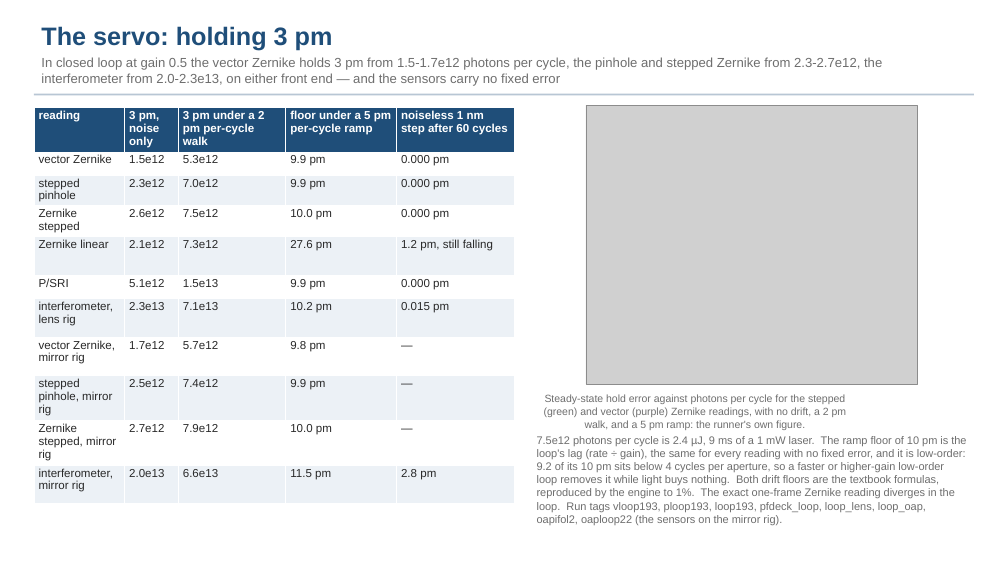
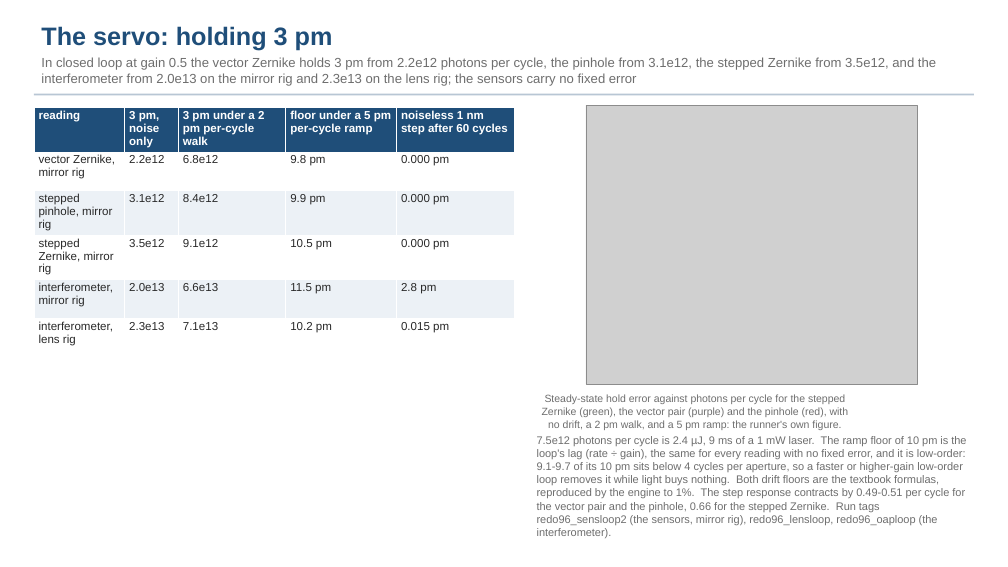
Before and after one commit to nasa-jpl/macos, a slide deck: slide 29 of demo_session/deck_gauges.pptx. Drawn at 1008x567 pixels with LibreOffice and Linux fonts; fonts in the diff are those of the drawing; grey boxes stand for pictures. Boxes give left, top, right and bottom in pixels: in the first picture for what was removed or moved away, otherwise in the second. Text is boxed around its words. In the diff, an @@ line names an element or a change of style, - is before the commit and + after.

```diff
--- a/demo_session/deck_gauges.pptx
+++ b/demo_session/deck_gauges.pptx
@@ text at [41,57,936,86]: text changed @@
-In closed loop at gain 0.5 the vector Zernike holds 3 pm from 1.5-1.7e12 photons per cycle, the pinhole and stepped Zernike from 2.3-2.7e12, the interferometer from 2.0-2.3e13, on either front end — and the sensors carry no fixed error
+In closed loop at gain 0.5 the vector Zernike holds 3 pm from 2.2e12 photons per cycle, the pinhole from 3.1e12, the stepped Zernike from 3.5e12, and the interferometer from 2.0e13 on the mirror rig and 2.3e13 on the lens rig; the sensors carry no fixed error
@@ table at [34,107,514,350] @@
-row 2: vector Zernike | 1.5e12 | 5.3e12 | 9.9 pm | 0.000 pm
-row 3: stepped pinhole | 2.3e12 | 7.0e12 | 9.9 pm | 0.000 pm
-row 4: Zernike stepped | 2.6e12 | 7.5e12 | 10.0 pm | 0.000 pm
-row 5: Zernike linear | 2.1e12 | 7.3e12 | 27.6 pm | 1.2 pm, still falling
-row 6: P/SRI | 5.1e12 | 1.5e13 | 9.9 pm | 0.000 pm
+row 2: vector Zernike, mirror rig | 2.2e12 | 6.8e12 | 9.8 pm | 0.000 pm
+row 3: stepped pinhole, mirror rig | 3.1e12 | 8.4e12 | 9.9 pm | 0.000 pm
+row 4: stepped Zernike, mirror rig | 3.5e12 | 9.1e12 | 10.5 pm | 0.000 pm
+row 5: interferometer, mirror rig | 2.0e13 | 6.6e13 | 11.5 pm | 2.8 pm
-row 8: vector Zernike, mirror rig | 1.7e12 | 5.7e12 | 9.8 pm | —
-row 9: stepped pinhole, mirror rig | 2.5e12 | 7.4e12 | 9.9 pm | —
-row 10: Zernike stepped, mirror rig | 2.7e12 | 7.9e12 | 10.0 pm | —
-row 11: interferometer, mirror rig | 2.0e13 | 6.6e13 | 11.5 pm | 2.8 pm
@@ text at [542,394,849,430]: text changed @@
-Steady-state hold error against photons per cycle for the stepped (green) and vector (purple) Zernike readings, with no drift, a 2 pm walk, and a 5 pm ramp: the runner's own figure.
+Steady-state hold error against photons per cycle for the stepped Zernike (green), the vector pair (purple) and the pinhole (red), with no drift, a 2 pm walk, and a 5 pm ramp: the runner's own figure.
@@ text at [537,436,966,538]: text changed @@
-7.5e12 photons per cycle is 2.4 µJ, 9 ms of a 1 mW laser. The ramp floor of 10 pm is the loop's lag (rate ÷ gain), the same for every reading with no fixed error, and it is low-order: 9.2 of its 10 pm sits below 4 cycles per aperture, so a faster or higher-gain low-order loop removes it while light buys nothing. Both drift floors are the textbook formulas, reproduced by the engine to 1%. The exact one-frame Zernike reading diverges in the loop. Run tags vloop193, ploop193, loop193, pfdeck_loop, loop_lens, loop_oap, oapifol2, oaploop22 (the sensors on the mirror rig).
+7.5e12 photons per cycle is 2.4 µJ, 9 ms of a 1 mW laser. The ramp floor of 10 pm is the loop's lag (rate ÷ gain), the same for every reading with no fixed error, and it is low-order: 9.1-9.7 of its 10 pm sits below 4 cycles per aperture, so a faster or higher-gain low-order loop removes it while light buys nothing. Both drift floors are the textbook formulas, reproduced by the engine to 1%. The step response contracts by 0.49-0.51 per cycle for the vector pair and the pinhole, 0.66 for the stepped Zernike. Run tags redo96_sensloop2 (the sensors, mirror rig), redo96_lensloop, redo96_oaploop (the interferometer).
```
Also in this commit, not shown: 38 other slides changed, 21 other files.
